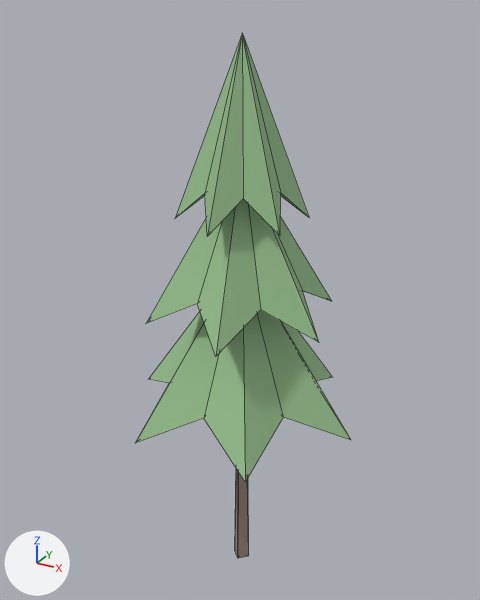
An edit to the glTF model web/public/models/tree-pine-b-far.glb, drawn before and after from the same camera.
Both versions are drawn from a 50 mm camera at (0.505, -0.934, 1.026) aimed at (-0.016, 0.013, 0.553). Every picture has the same lights, and +X, +Y and +Z are marked at lower left. The older version comes first. Mesh edges are drawn as thin lines. Vertices at exactly the same position are counted once.

The older version as bpy lines, for what is in view:
```python
me_tree_pine_b_far = bpy.data.meshes.new('tree-pine-b-far')
me_tree_pine_b_far.from_pydata(...)  # 52 vertices, 88 faces; spans x -0.208..0.216, y -0.199..0.168, z 0.0..0.993
# faces by material slot: [16, 72]
me_tree_pine_b_far.materials.append(mat_bark)  # beige #a08e81
me_tree_pine_b_far.materials.append(mat_foliage)  # greyish green #97bf8e
ob_tree_pine_b_far = bpy.data.objects.new('tree-pine-b-far', me_tree_pine_b_far)
ob_tree_pine_b_far.location = (0.0, 0.0, 0.0)
```
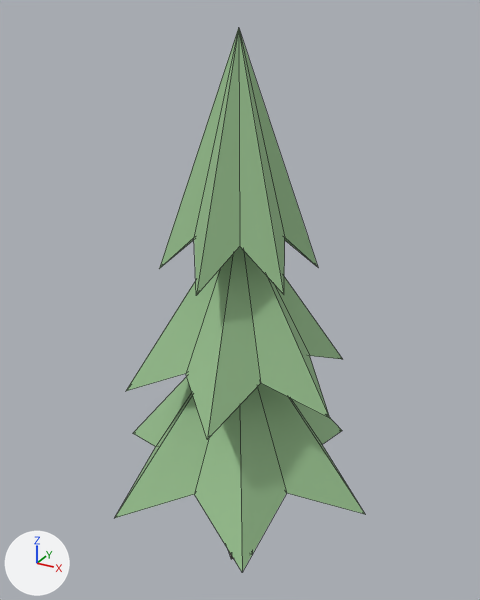
Commit message: Build pines from layered drooping needle skirts

Changed parts and their boxes [x1, y1, x2, y2] in the pictures (480 x 600 px; the box of a moved part takes in the faces that stretch with it):
'tree-pine-b-far', reshaped (16% wider)
    before: [135, 33, 351, 558]
    after: [115, 28, 365, 572]
part 1 of me_tree_pine_b_far, moved or reshaped
    before: [175, 33, 309, 237]
    after: [159, 28, 318, 296]
part 2 of me_tree_pine_b_far, moved or reshaped
    before: [135, 199, 351, 558]
    after: [115, 247, 365, 572]

The change, as a list of edits to the scene's bpy script:
```text
Change me_tree_pine_b_far:
    used by ob_tree_pine_b_far; location = (0.0, 0.0, 0.0)
    remove me_tree_pine_b_far.from_pydata(...)  # 52 vertices, 88 faces; spans x -0.208..0.216, y -0.199..0.168, z 0.0..0.993
    add me_tree_pine_b_far.from_pydata(...)  # 52 vertices, 88 faces; spans x -0.264..0.251, y -0.23..0.215, z 0.0..1.0
    me_tree_pine_b_far part 1: the loose piece of 14 vertices spanning x -0.09..0.099, y -0.125..0.093, z 0.713..0.993 is scaled about its middle by (1.24, 1.24, 1.35), then moved by (-0.011, 0.008, -0.042)
    me_tree_pine_b_far part 2: 38 of 52 vertices moved; they spanned x -0.208..0.216, y -0.199..0.168, z 0.0..0.946 and now span x -0.264..0.251, y -0.23..0.215, z 0.0..0.857; mean shift (-0.011, 0.008, -0.112); largest move (-0.102, 0.168, 0.352) -> (-0.135, 0.215, 0.2)
```
